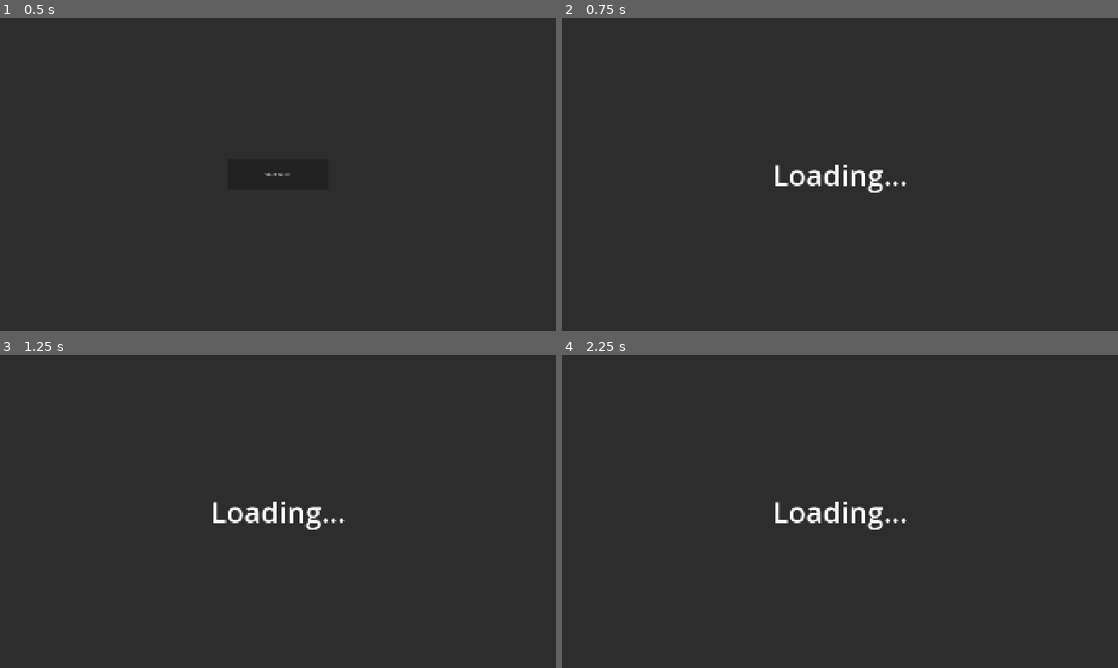
Above: before the commit, frames 1-4 (two rows, left to right).
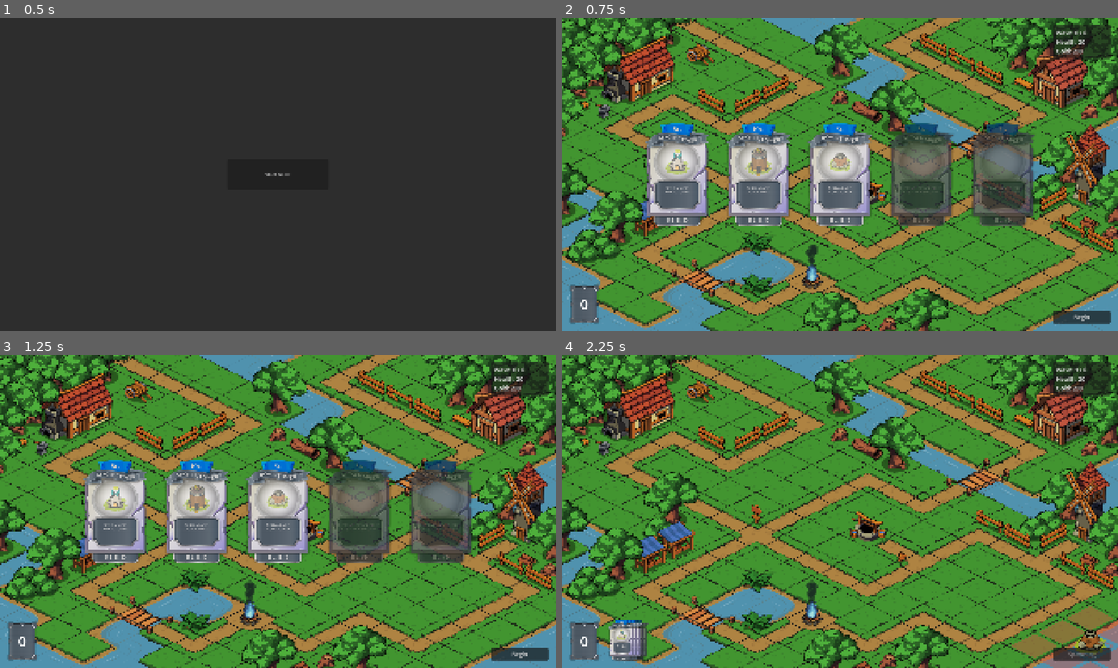
Above: after the commit, the same moments.

Repository: UnscriptedGames/td-prototype
Game: Godot game, scene res://UI/MainMenu/main_menu.tscn
The game is run twice, just before and just after one commit, with the same random seed, the same clock (stepped at 60 frames per second) and the same inputs.
Inputs (mouse positions are in pixels of both pictures, inside the frame that each line leads up to):
- Up to frame 1 (0.5 s): no input
- Up to frame 2 (0.75 s): click "Start Game" at 0.5 s
- Up to frame 3 (1.25 s): no input
- Up to frame 4 (2.25 s): click (840, 511) at 1.25 s, where only the run before the commit has a clickable "Start Game"; click (1079, 655) at 2 s, where only the run after the commit has a clickable "Begin"

Frame 1 is identical in both runs. In frame 2, 91% of the frame differs, in the area x 0-100%, y 0-100%; in frame 3, 91%; in frame 4, 92%.
Error before the commit: Parse Error: Could not parse global class "CardsHUD" from "res://UI/CardsHUD/cards_hud.gd". (res://Levels/TemplateLevel/template_level.gd:24)

Commit message:
Fix(Cards): Resolve tween warning on buff card usage
When a buff card was played, a race condition occurred where the card's animation tween would start after the card node had been queued for deletion, resulting in a "Target object freed before starting, aborting Tweener" warning.

This commit resolves the issue by introducing a one-frame delay using `await get_tree().process_frame` before the card's effect is executed. This ensures that the animation tween has started before the card is freed, preventing the warning. This fix uses the correct `await` syntax for Godot 4.

Diff:
--- a/UI/CardsHUD/cards_hud.gd
+++ b/UI/CardsHUD/cards_hud.gd
@@ -259,9 +259,9 @@
 	# Executing the effect immediately fires a signal that causes the card
 	# to be freed, which aborts the tween before it can start.
 	if effect is BuffTowerEffect:
-		yield(get_tree(), "process_frame")
-
-	# Ensure the card wasn't invalidated during the yield.
+		await get_tree().process_frame
+
+	# Ensure the card wasn't invalidated during the await.
 	if not is_instance_valid(_card_in_play):
 		return
 
